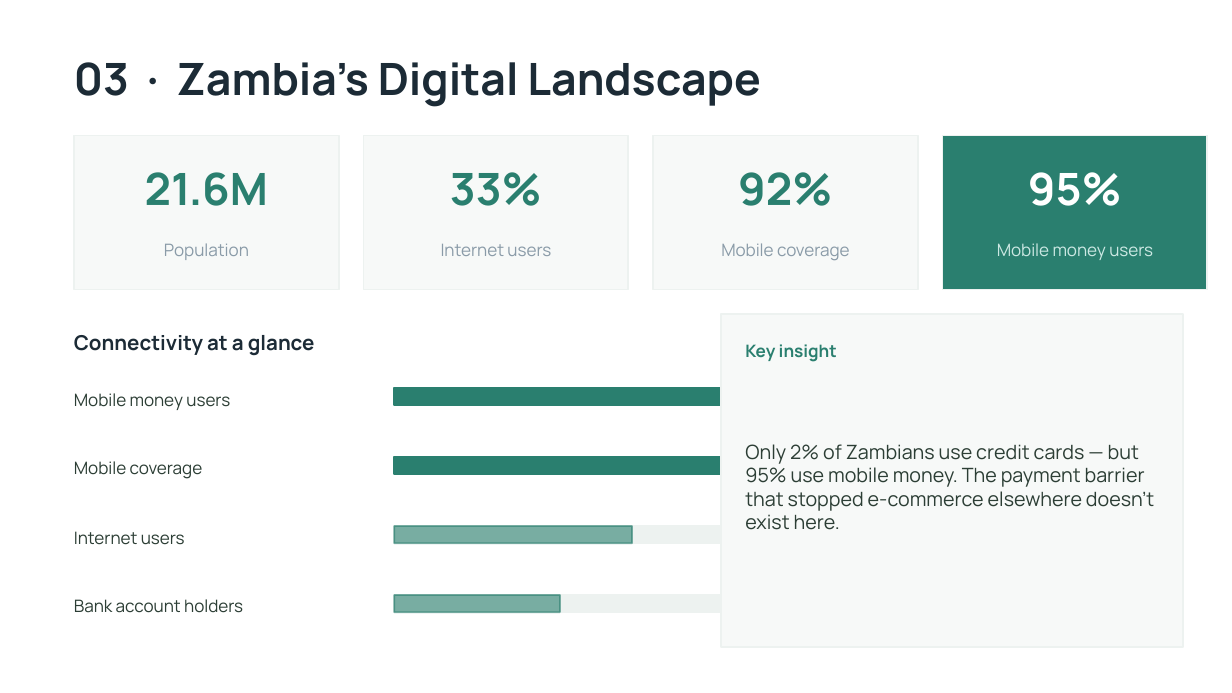
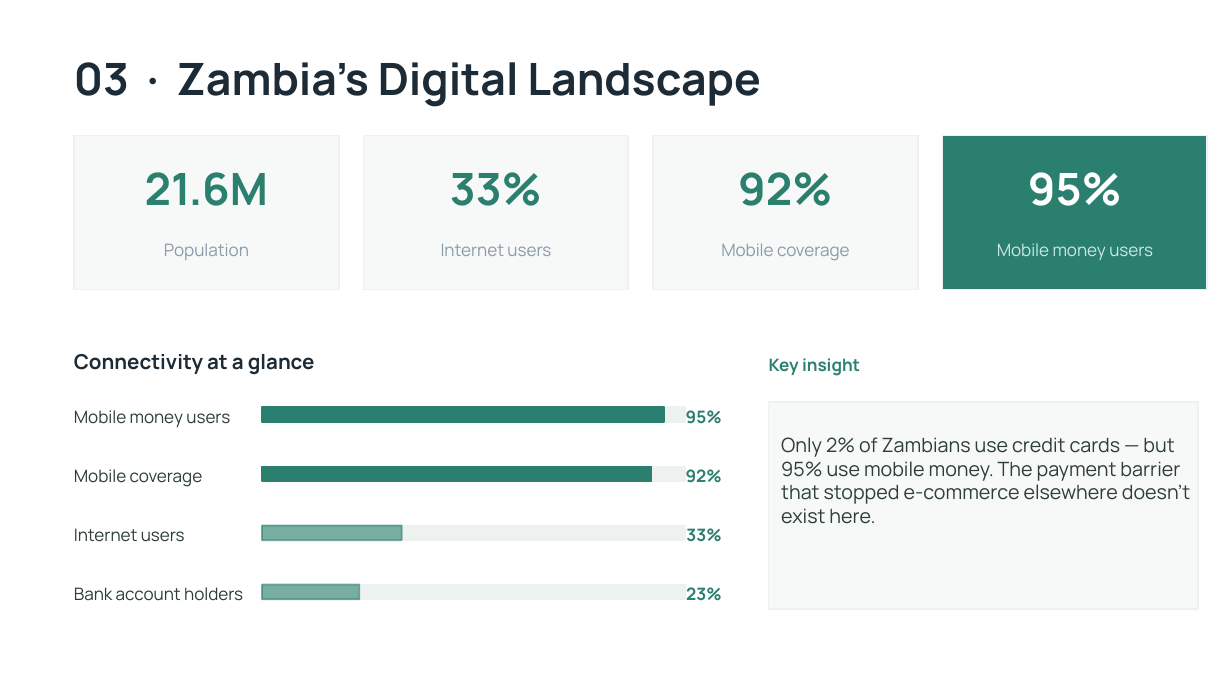
Before and after one commit to astrosanderson/Zambia-Online-Market-Analysis, a slide deck: slide 5 of zambia_retail_v2.pptx. Drawn at 1232x693 pixels with LibreOffice and Linux fonts; fonts in the diff are those of the drawing. Boxes give left, top, right and bottom in pixels: in the first picture for what was removed or moved away, otherwise in the second. Text is boxed around its words. In the diff, an @@ line names an element or a change of style, - is before the commit and + after.

Commit message:
Update zambia_retail_v2.pptx with new content

```diff
--- a/zambia_retail_v2.pptx
+++ b/zambia_retail_v2.pptx
@@ text "Connectivity at a glance": place and size @@
-text "Connectivity at a glance" at bbox=[74, 335, 315, 356]
+text "Connectivity at a glance" at bbox=[74, 354, 315, 375]
@@ text "Key insight": place and size @@
-text "Key insight" at bbox=[745, 344, 837, 362]
+text "Key insight" at bbox=[769, 358, 860, 376]
@@ text "Only 2% of Zambians use ...": place and size @@
-text "Only 2% of Zambians use ..." at bbox=[745, 444, 1154, 530]
+text "Only 2% of Zambians use ..." at bbox=[781, 437, 1190, 524]
@@ text "Mobile money users": place and size @@
-text "Mobile money users" at bbox=[74, 393, 230, 410]
+text "Mobile money users" at bbox=[74, 410, 230, 427]
@@ rectangle: place and size @@
-rectangle at bbox=[394, 388, 1079, 405]
+rectangle at bbox=[262, 408, 664, 423]
@@ rectangle: place and size @@
-rectangle at bbox=[394, 388, 1115, 405]
+rectangle at bbox=[262, 408, 686, 423]
@@ rectangle: place and size @@
-rectangle at bbox=[721, 314, 1183, 647]
+rectangle at bbox=[769, 402, 1199, 609]
@@ text "Mobile coverage": place and size @@
-text "Mobile coverage" at bbox=[74, 461, 203, 479]
+text "Mobile coverage" at bbox=[74, 469, 203, 487]
@@ rectangle: place and size @@
-rectangle at bbox=[394, 457, 1115, 474]
+rectangle at bbox=[262, 467, 686, 482]
@@ rectangle: place and size @@
-rectangle at bbox=[394, 457, 1057, 474]
+rectangle at bbox=[262, 467, 652, 482]
@@ rectangle: place and size @@
-rectangle at bbox=[394, 526, 632, 543]
+rectangle at bbox=[262, 526, 402, 541]
@@ rectangle: place and size @@
-rectangle at bbox=[394, 526, 1115, 543]
+rectangle at bbox=[262, 526, 686, 541]
@@ text "Bank account holders": place and size @@
-text "Bank account holders" at bbox=[74, 599, 243, 613]
+text "Bank account holders" at bbox=[74, 587, 243, 601]
@@ rectangle: place and size @@
-rectangle at bbox=[394, 595, 561, 612]
+rectangle at bbox=[262, 585, 360, 600]
@@ rectangle: place and size @@
-rectangle at bbox=[394, 595, 1115, 612]
+rectangle at bbox=[262, 585, 686, 600]
@@ group added at bbox=[686, 410, 722, 601]: 4 texts @@
+95%
+92%
+33%
+23%
```
Also in this commit, not shown: 2 other slides changed.
